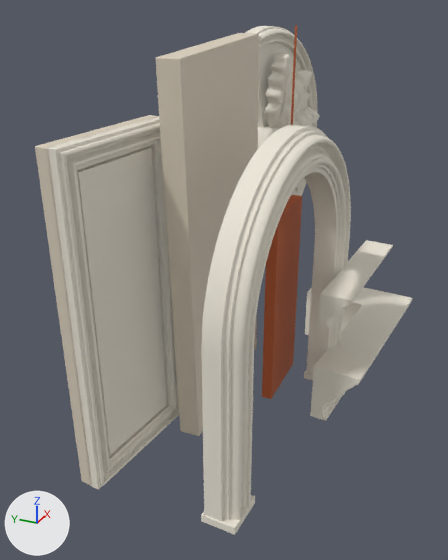
An edit to the glTF model assets/3d/arquitectura.glb, drawn before and after from the same camera.
Both versions are drawn from a 50 mm lens placed at (-4.73, -1.56, 2.01), pointed at (-0.3, 0.43, -0.21). Every picture has the same lights, and +X, +Y and +Z are marked at lower left. The first picture is the older version. Where no turn or scale is listed for an object, it has been applied to the vertices.

Objects in the first picture: 'Arch_Main_Geometry', 'Cornice_Main_Geometry', 'Cornice_Small_Geometry', 'Rosette_Fragment_Geometry', 'Terracotta_Panel_Geometry', 'Wall_Panel_Central_Geometry', 'Wall_Panel_Decorative_Geometry'.
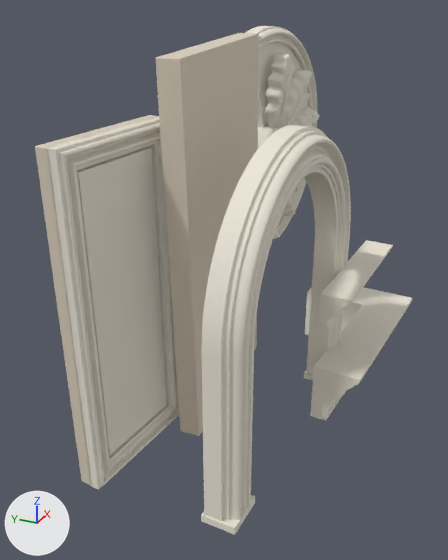
Pixel boxes (x1, y1, x2, y2) of what changed, in the pictures (448 x 560 px):
'Terracotta_Panel_Geometry', deleted (brown): before (262, 25, 302, 399)

Diff of the bpy script that builds the scene:
```diff
--- a/assets/3d/arquitectura.glb.py
+++ b/assets/3d/arquitectura.glb.py
@@ ob_terracotta_panel_geometry @@
-ob_terracotta_panel_geometry = bpy.data.objects.new('Terracotta_Panel_Geometry', me_terracotta_reveal_001)
-ob_terracotta_panel_geometry.location = (0.331, 0.13, 0.0)
```
